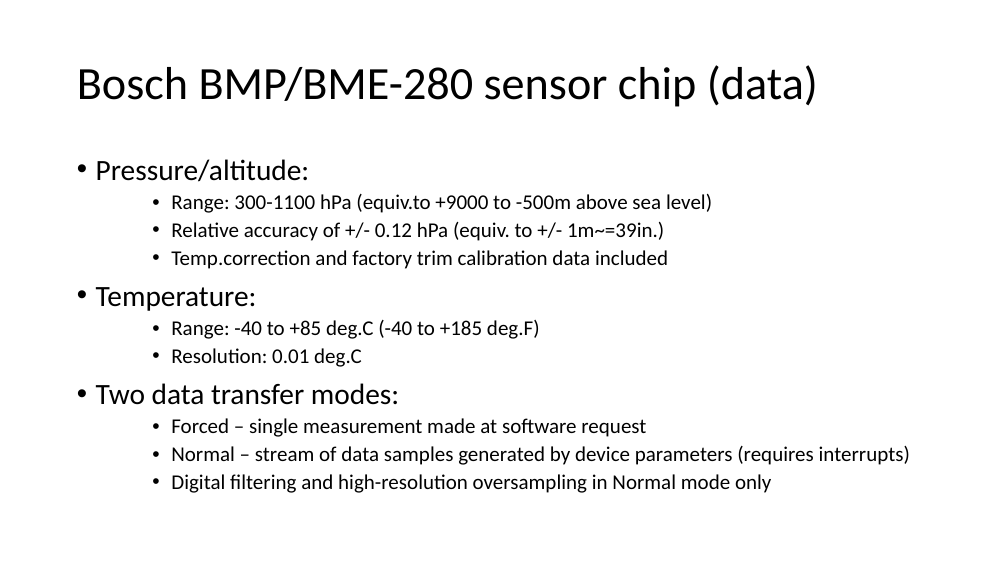
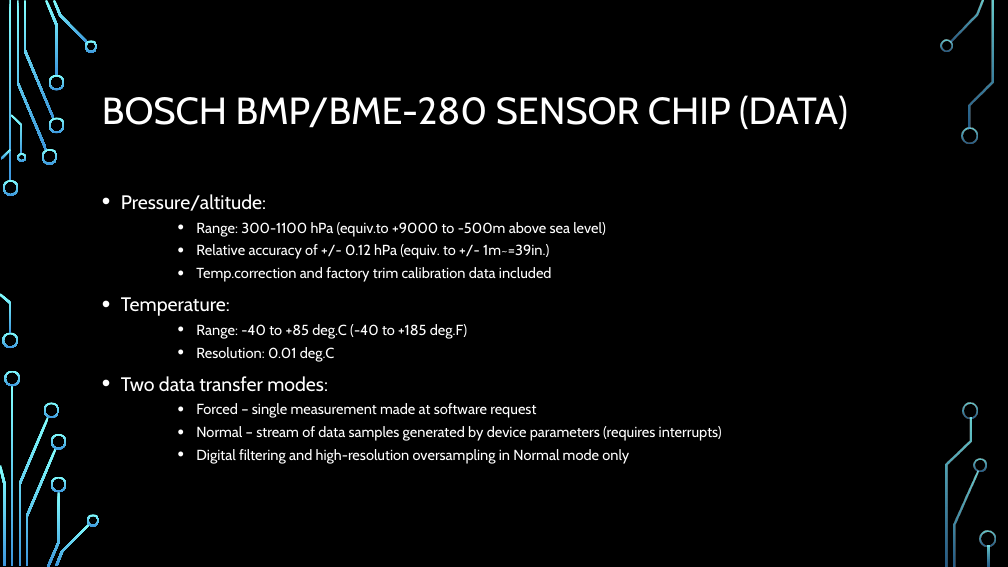
Before and after one commit to EmbeddedSystemClass/FinalProject5381, a slide deck: slide 31 of Final Project 5381.pptx. Drawn at 1008x567 pixels with LibreOffice and Linux fonts; fonts in the diff are those of the drawing; background and template pictures are left out. Boxes give left, top, right and bottom in pixels: in the first picture for what was removed or moved away, otherwise in the second. Text is boxed around its words. In the diff, an @@ line names an element or a change of style, - is before the commit and + after.

Commit message:
Sample of final skin Circuit in Blue for instructor review.

```diff
--- a/Final Project 5381.pptx
+++ b/Final Project 5381.pptx
@@ background #FFFFFF to picture (left out) @@
@@ title at <box>102,95,848,129</box>: text changed; size 44 to 36 pt; font Calibri to Cabin; text colour #000000 to #FFFFFF @@
-Bosch BMP/BME-280 sensor chip (data)
+BOSCH BMP/BME-280 SENSOR CHIP (DATA)
@@ text "Pressure/altitude:": place and size @@
-text "Pressure/altitude:" at <box>96,159,910,493</box>
+text "Pressure/altitude:" at <box>121,194,722,464</box>
@@ text "Pressure/altitude:" at <box>121,194,722,464</box>: size 28 to 18.6 pt in "Pressure/altitude:", "Temperature:", "Two data transfer modes:"; font Calibri to Cabin, text colour #000000 to #FFFFFF; size 20 to 13.9 pt in "Range: 300-1100 hPa (equiv.to +9000 to -500m ...", "Relative accuracy of +/- 0.12 hPa (equiv. ...", "Temp.correction and factory trim calibration data included", "Range: -40 to +85 deg.C (-40 to ..." and 4 more places; line spacing 0.9 to 1 @@
@@ group added at <box>0,0,996,567</box>: 33 freeform shapes, 3 rectangles @@
```
Also in this commit, not shown: 42 other slides changed.
